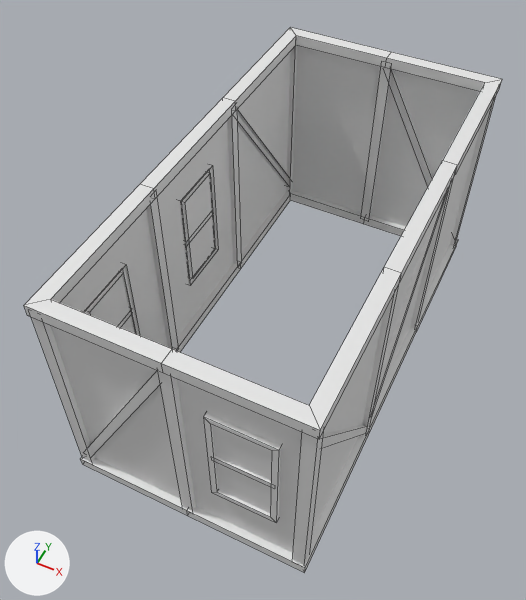
The OBJ model Unity/Level Design/Assets/Building Models/FirstFloor/Floor 1 4x8.obj as it was, and as the next commit left it.
Both versions are drawn from a 50 mm lens placed at (3.53, -8.4, 11.31), pointed at (-0.34, -0.65, 1.62). Every picture has the same lights, and +X, +Y and +Z are marked at lower left. Mesh edges are drawn as thin lines. Where no turn or scale is listed for an object, it has been applied to the vertices.

Names of what the first picture shows: 'Floor 1 4x8'.
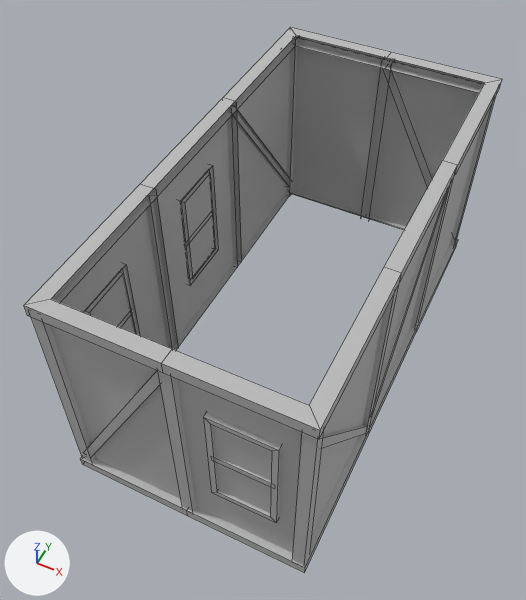
Pixel boxes (x1, y1, x2, y2) of what changed, in the pictures (526 x 600 px):
part 1 of me_floor_1_4x8, cut back: before (51, 36, 485, 352); after (52, 42, 482, 303)
part 2 of me_floor_1_4x8, recoloured: (24, 27, 502, 572) in both

Diff of the bpy script that builds the scene:
```diff
--- a/Unity/Level Design/Assets/Building Models/FirstFloor/Floor 1 4x8.obj.py
+++ b/Unity/Level Design/Assets/Building Models/FirstFloor/Floor 1 4x8.obj.py
@@ mat_initialshadinggroup @@
+mat_initialshadinggroup = principled_material('initialShadingGroup')
+mat_initialshadinggroup.base_color = (0.5, 0.5, 0.5)  # grey #bcbcbc
+mat_initialshadinggroup.roughness = 1.0
@@ me_floor_1_4x8 @@
 # used by ob_floor_1_4x8; location = (0.0, 0.0, 0.0)
-me_floor_1_4x8.from_pydata(...)  # 292 vertices, 207 faces; spans x -2.12..2.12, y -4.12..4.13, z -0.1..4.1
+me_floor_1_4x8.from_pydata(...)  # 282 vertices, 151 faces; spans x -2.12..2.12, y -4.12..4.13, z -0.1..4.1
+# me_floor_1_4x8 part 1
+# 20 vertices are removed from x -1.88..1.88, y -3.88..3.88, z -0.1..3.9
+# 66 faces are deleted
+# 10 vertices are added at x -1.87..1.87, y -3.83..3.83, z 3.9
+# 10 new faces join them
+# me_floor_1_4x8 part 2: 141 faces spanning x -2.12..2.12, y -4.12..4.13, z -0.1..4.1 switch from no material to mat_initialshadinggroup (grey #bcbcbc)
```
